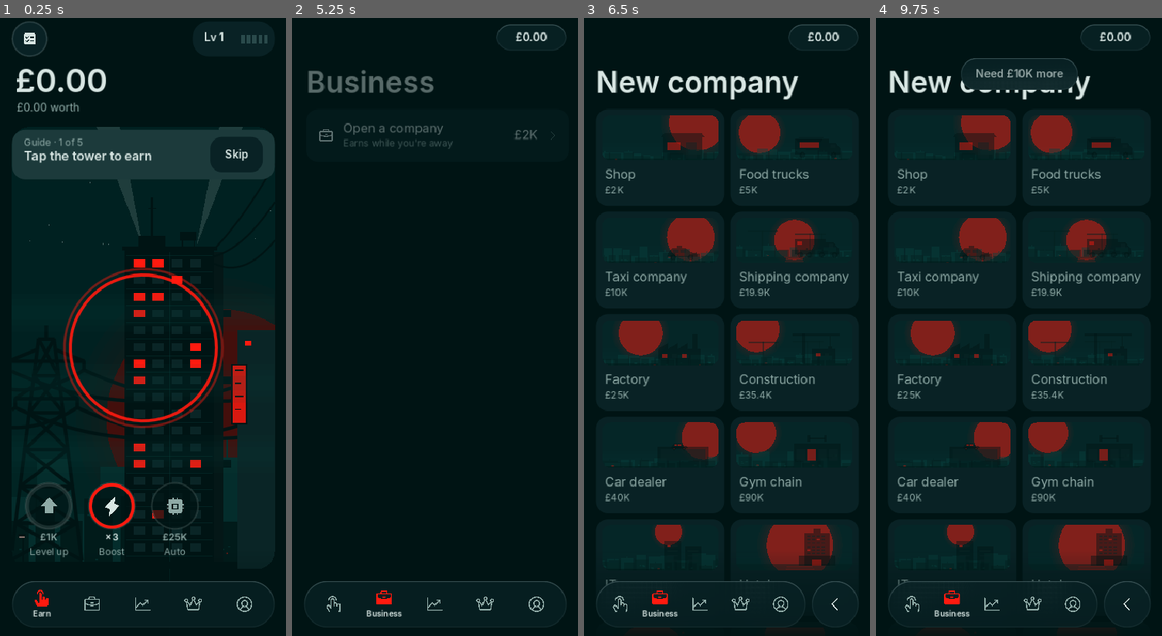
Above: before the commit, frames 1-4 (left to right).
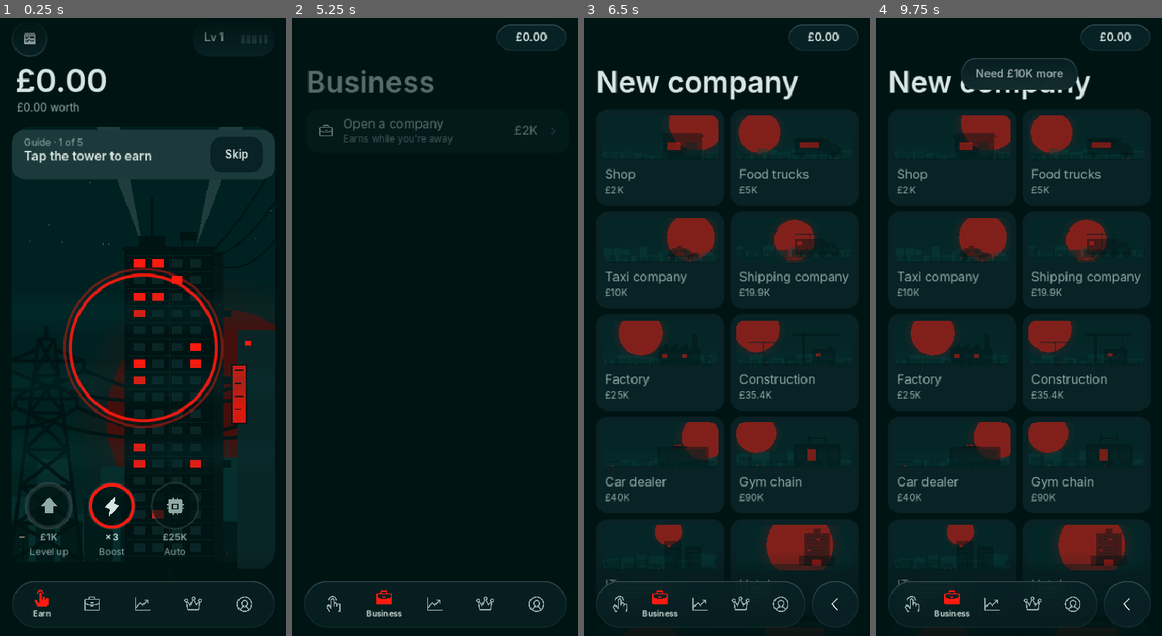
Above: after the commit, the same moments.

Repository: ytjustjosh17-cpu/MCG
Game: Godot game, scene res://scenes/main.tscn
The game is run twice, just before and just after one commit, with the same random seed, the same clock (stepped at 60 frames per second) and the same inputs.
Inputs (mouse positions are in pixels of both pictures, inside the frame that each line leads up to; where the layout moved, square brackets give the same spot in the first picture):
- Up to frame 1 (0.25 s): no input
- Up to frame 2 (5.25 s): click "£1K" at 0.5 s; click "£25K" at 1.25 s; click (320, 36) at 2 s; click "Skip" at 2.75 s; click "×3" at 3.5 s; click (332, 605) at 4.27 s; click (383, 605) at 5.02 s
- Up to frame 3 (6.5 s): click (727, 129) [727, 135] at 5.75 s
- Up to frame 4 (9.75 s): click "Shop" at 6.5 s; click "Food trucks" at 7.25 s; click "Taxi company" at 8 s; click "Shipping company" at 8.75 s; click "Factory" at 9.5 s

The runs differ from the first frame. In frame 1, 0.2% of the frame differs, in the area x 4-94%, y 0-5%; in frame 2, 0.7%, in the area x 9-93%, y 16-22%; in frame 3, less than 0.1%; in frame 4, less than 0.1%.

Commit message:
Speed pass, dead code, shared UI spec
Design and optimisation review, stage 1 and 2 (no player-visible change
in maths: the pacing robot output is byte-identical, 40 days and 90 days
with rebirth, gambling and loans).
- Bulk buys and Fill all recalc once (was once per unit: ~0.2 s freeze).
- global_mult worked out once per recalc (was ~60 times).
- Tower redraws only when lit windows or tier change (was ~12/s idle).
- Full save every 30 s (was 5 s, ~72 MB/h of writes) plus within 1 s of
  any money action or market move, so closing the app undoes nothing.
- Profile chart thinned to 200 points, redrawn on new history or 1/s.
- Earn refresh only while visible; cash pill measures text only when its
  length changes; UI.paint skips identical repaints; Kit hooks a button
  once; net worth once per achievement check; restore guard keeps 50 games.
- One rent_quote() (shop rent missed tree bonuses after a rebirth).
- Dead code removed after grep checks: 5 unused functions, 3 never-heard
  signals, unused vars and constants, Earn's orphan signal.
- Shared spec: UI.ROW_H 56/60 (Row sets it), primary/secondary/text
  buttons, Switch, top fade under the status bar, solid cash pill.
- fit_test: no text under 13 px (two slot captions raised to 13).
- check_all wipes lane user folders so local runs match CI.

Co-Authored-By: Claude Opus 5.5 <noreply@anthropic.com>
Claude-Session: https://claude.ai/code/session_01G43aEuqkjUy83khniNYyKE

Diff:
--- a/game/scripts/asset_tile.gd
+++ b/game/scripts/asset_tile.gd
@@ -6,7 +6,6 @@
 var sym := ""
 var col := UI.TEXT
 var shape := "coin"
-var seed_i := 0
 var cut := UI.PANEL   # colour behind the mark, used for cut-outs
 
 
@@ -15,8 +14,6 @@
 	col = UI.asset_color(s)
 	custom_minimum_size = Vector2(side, side)
 	mouse_filter = Control.MOUSE_FILTER_IGNORE
-	for c in s.to_utf8_buffer():
-		seed_i += c
 	for st in Data.STOCKS:
 		if st[0] == s:
 			shape = st[4]
--- a/game/scripts/earn_page.gd
+++ b/game/scripts/earn_page.gd
@@ -2,7 +2,6 @@
 extends Control
 ## Earn tab, tower first: net worth, the big tower to tap, and three icon buttons.
 
-signal open_tab(index: int)
 signal push_page(page: Control)
 
 const NAV_SPACE := 92.0
@@ -142,8 +141,8 @@
 
 
 func _refresh() -> void:
-	if _worth == null:
-		return
+	if _worth == null or not is_visible_in_tree():
+		return   # nothing to update while another tab is showing
 	_worth.set_value(Game.cash)
 	var parts: Array = []
 	if Game.income_per_hour > 0.0:
--- a/game/scripts/forge_page.gd
+++ b/game/scripts/forge_page.gd
@@ -141,7 +141,7 @@
 	v.add_theme_constant_override("separation", 0)
 	v.size_flags_horizontal = Control.SIZE_EXPAND_FILL
 	parent.add_child(v)
-	var c := UI.label(cap, 11, UI.GOLD, true)
+	var c := UI.label(cap, 13, UI.GOLD, true)
 	c.horizontal_alignment = align
 	v.add_child(c)
 	var l := UI.label("", 17, UI.TEXT, true)
--- a/game/scripts/game_state.gd
+++ b/game/scripts/game_state.gd
@@ -3,12 +3,9 @@
 ## collections, mergers, achievements, daily tasks, saving.
 
 signal changed
-signal tapped(amount: float)
-signal achievement(title: String, reward: float)
 signal goal_done(scope: String, text: String, reward: float)
 signal deal_ready(deal: Dictionary)
 signal rival_beaten(index: int)
-signal streak_gift(days: int, amount: float)
 signal golden_sun
 signal expansion_done(biz_id: String, stage: int)
 signal market_news(item: Dictionary)
@@ -79,7 +76,6 @@
 var deal := {}         # the offer waiting for an answer, if any
 var deal_wait := 1500.0  # seconds of play until the next deal
 var div_hour := -1         # last whole clock hour dividends were paid for (v15)
-var last_dividend := 0.0
 var _in_offline := false   # dividends paid while away go in the welcome-back note, not a toast
 var payouts: Array = []  # [{amount, at}] money owed later by a deal
 var history: Array = []
@@ -119,6 +115,8 @@
 var _income_parts := {}
 var _dirty := false
 var _save_timer := 0.0
+var _save_soon := false
+const SAVE_EVERY_S := 30.0
 var _hist_timer := 0.0
 var _market_timer := 0.0
 var _tick_t := -1.0      # time stamp used for news made while fast-forwarding
@@ -246,10 +244,6 @@
 
 func rush_active() -> bool:
 	return now() < rush_until
-
-
-func next_tap_value() -> float:
-	return Data.tap_base(level + 1) + income_per_hour * 0.002
 
 
 func level_cost() -> float:
@@ -362,7 +356,6 @@
 	last_tap_at = now()
 	_task_progress("taps", 1)
 	_earn(v)
-	tapped.emit(v)
 	return v
 
 
@@ -450,7 +443,12 @@
 	return minf(Data.ACH_BONUS_CAP, Data.ACH_BONUS * float(achieved.size()))
 
 
+var _gm_live := -1.0   # global_mult worked out once while recalc() runs
+
+
 func global_mult() -> float:
+	if _gm_live >= 0.0:
+		return _gm_live
 	var m := 1.0 + ach_bonus()
 	for c in collections():
 		if collection_done(c["id"]):
@@ -583,6 +581,7 @@
 
 
 func accept_deal() -> bool:
+	_save_soon = true   # a money action: save within a second (closing the app can't undo it)
 	if deal.is_empty():
 		return false
 	var d := deal
@@ -634,6 +633,7 @@
 	## The player tapped the sun: a cash prize (minutes of income), or a short
 	## buff: Frenzy (taps ×5 for 20 s) or Rush (+1× income for 10 min).
 	## Returns the cash paid (0 for a buff); last_sun says which it was.
+	_save_soon = true   # a money action: save within a second (closing the app can't undo it)
 	_bump("suns")
 	var pick := _tap_rng.randf()
 	if pick >= Data.SUN_CASH_CHANCE:
@@ -659,6 +659,7 @@
 
 
 func decline_deal() -> void:
+	_save_soon = true   # a money action: save within a second (closing the app can't undo it)
 	deal = {}
 
 
@@ -748,12 +749,14 @@
 		return 0
 	var got := 0
 	for k in n:
-		if buy_unit(id):
+		if buy_unit(id, false):
 			got += 1
+	if got > 0:
+		recalc()   # once for the whole batch, not once per unit
 	return got
 
 
-func buy_unit(id: String) -> bool:
+func buy_unit(id: String, do_recalc := true) -> bool:
 	if not biz.has(id):
 		return false
 	var s: Dictionary = biz[id]
@@ -767,7 +770,8 @@
 	s["invested"] = float(s["invested"]) + p
 	_bump("units_bought")
 	_task_progress("units", 1)
-	recalc()
+	if do_recalc:
+		recalc()
 	return true
 
 
@@ -865,6 +869,7 @@
 
 func stake(sym: String, fraction: float) -> bool:
 	## Locks coins for 24 hours; they earn more coins while locked.
+	_save_soon = true   # a money action: save within a second (closing the app can't undo it)
 	var free := holding(coins, sym)
 	var q := free * clampf(fraction, 0.0, 1.0)
 	if q <= 0.0:
@@ -880,6 +885,7 @@
 
 
 func unstake(sym: String) -> bool:
+	_save_soon = true   # a money action: save within a second (closing the app can't undo it)
 	if staked(sym) <= 0.0 or stake_left(sym) > 0.0:
 		return false
 	coins[sym]["qty"] = holding(coins, sym) + staked(sym)
@@ -1073,6 +1079,7 @@
 
 func buy_asset(kind: String, sym: String, amount_cash: float) -> bool:
 	## Buys `amount_cash` worth of a share or coin.
+	_save_soon = true   # a money action: save within a second (closing the app can't undo it)
 	var p := price(sym)
 	if p <= 0.0 or amount_cash <= 0.0 or cash < amount_cash - 0.001:
 		return false
@@ -1090,6 +1097,7 @@
 
 
 func sell_asset(kind: String, sym: String, fraction: float) -> float:
+	_save_soon = true   # a money action: save within a second (closing the app can't undo it)
 	var book: Dictionary = shares if kind == "share" else coins
 	if not book.has(sym):
 		return 0.0
@@ -1174,7 +1182,6 @@
 	if v <= 0.0:
 		return
 	_earn(v)
-	last_dividend = v
 	counters["dividends_earned"] = float(counters.get("dividends_earned", 0.0)) + v
 	if not _in_offline:
 		dividends_paid.emit(v)
@@ -1422,6 +1429,12 @@
 	return Data.COLLECTIONS + [Data.RELICS] if rb("u_relics") > 0.0 else Data.COLLECTIONS
 
 
+func rent_quote(i: int) -> float:
+	## Rent a property would pay with no improvements: what the shop shows
+	## before you buy it (includes tree bonuses, like prop_rent).
+	return prop_price(i) * Data.RENT_PER_H * global_mult() * (1.0 + rb("rent") + rb("all"))
+
+
 func prop_rent(i: int) -> float:
 	if not prop_owned(i):
 		return 0.0
@@ -1445,6 +1458,7 @@
 
 
 func buy_property(i: int) -> bool:
+	_save_soon = true   # a money action: save within a second (closing the app can't undo it)
 	if i < 0 or i >= property_count() or prop_owned(i) or cash < prop_price(i):
 		return false
 	cash -= prop_price(i)
@@ -1456,6 +1470,7 @@
 
 
 func improve_property(i: int, k: int) -> bool:
+	_save_soon = true   # a money action: save within a second (closing the app can't undo it)
 	if not prop_owned(i):
 		return false
 	var imps: Array = props[str(i)]["imps"]
@@ -1473,6 +1488,7 @@
 
 
 func sell_property(i: int) -> float:
+	_save_soon = true   # a money action: save within a second (closing the app can't undo it)
 	if not prop_owned(i):
 		return 0.0
 	var got := sell_property_value(i)
@@ -1561,19 +1577,12 @@
 			if int(biz[id]["units"]) < capacity(id) and unit_price(id) < best_p:
 				best = id
 				best_p = unit_price(id)
-		if best == "" or not buy_unit(best):
+		if best == "" or not buy_unit(best, false):
 			break
 		n += 1
+	if n > 0:
+		recalc()
 	return n
-
-
-func fill_all_cost() -> float:
-	## What the single cheapest next outlet costs (0 if every company is full).
-	var best := INF
-	for id in biz.keys():
-		if int(biz[id]["units"]) < capacity(id):
-			best = minf(best, unit_price(id))
-	return 0.0 if best == INF else best
 
 
 func expandable() -> Array:
@@ -1770,6 +1779,10 @@
 
 
 func recalc() -> void:
+	# Every company, share and property uses the same global bonus: work it
+	# out once here instead of ~60 times (it scans every collection).
+	_gm_live = -1.0
+	_gm_live = global_mult()
 	var b := 0.0
 	for id in biz.keys():
 		b += biz_income(id)
@@ -1777,6 +1790,7 @@
 	var r := rent_per_hour()
 	_income_parts = {"biz": b, "div": d, "rent": r}
 	income_per_hour = b + d + r
+	_gm_live = -1.0
 	_mark()
 
 
@@ -1871,7 +1885,7 @@
 func metric(m: String) -> float:
 	match m:
 		"taps": return float(taps)
-		"worth": return net_worth()
+		"worth": return _nw_check if _nw_check >= 0.0 else net_worth()
 		"biz": return float(biz.size())
 		"expansions": return float(counters.get("expansions", 0))
 		"props": return float(props.size())
@@ -1910,8 +1924,12 @@
 	return 0.0
 
 
+var _nw_check := -1.0   # net worth worked out once per achievement check
+
+
 func _check_achievements() -> void:
 	var got := false
+	_nw_check = net_worth()   # up to 12 worth goals read it; work it out once
 	for a in _achievements:
 		if achieved.has(a["id"]):
 			continue
@@ -1921,7 +1939,7 @@
 			GameLog.info("game", "Achievement: %s" % a["title"])
 			var reward := maxf(500.0, income_per_hour * 1.0)
 			add_reward("ach:" + String(a["id"]), "ach", String(a["title"]), reward)   # waits for a tap
-			achievement.emit(a["title"], reward)
+	_nw_check = -1.0
 	if got:
 		recalc()  # each achievement adds a little to all income
 
@@ -1952,7 +1970,6 @@
 	var gift := maxf(250.0, income_per_hour * 0.15 * float(mini(streak, 7)))
 	add_reward("streak:%d" % today, "streak", "Day %d in a row" % streak, gift)   # waits for a tap
 	streak_unseen = [streak, gift]
-	streak_gift.emit(streak, gift)
 
 
 func _ensure_daily() -> void:
@@ -2081,6 +2098,7 @@
 func claim(key: String) -> float:
 	## Pays a waiting reward. The amount was fixed when it was earned, so
 	## waiting to claim never pays more.
+	_save_soon = true   # a money action: save within a second (closing the app can't undo it)
 	for i in range(rewards.size()):
 		var r: Dictionary = rewards[i]
 		if String(r.get("key", "")) == key:
@@ -2096,6 +2114,7 @@
 
 
 func claim_all(kind := "") -> float:
+	_save_soon = true   # a money action: save within a second (closing the app can't undo it)
 	var total := 0.0
 	for r in rewards.duplicate():
 		if kind == "" or String(r.get("kind", "")) == kind:
@@ -2107,22 +2126,6 @@
 	var n := 0
 	for r in rewards:
 		if kind == "" or String(r.get("kind", "")) == kind:
-			n += 1
-	return n
-
-
-func unclaimed_total(kind := "") -> float:
-	var v := 0.0
-	for r in rewards:
-		if kind == "" or String(r.get("kind", "")) == kind:
-			v += float(r.get("amount", 0.0))
-	return v
-
-
-func goals_open() -> int:
-	var n := 0
-	for t in daily_tasks() + weekly_tasks():
-		if not t["done"]:
 			n += 1
 	return n
 
@@ -2184,6 +2187,7 @@
 		var catching_up := recent > 2
 		if catching_up:
 			_quiet = true
+		_save_soon = true   # prices moved: keep them, so a restart can't re-roll them
 		for i in recent:
 			_bump("market_ticks")
 			if catching_up:
@@ -2194,8 +2198,6 @@
 		_quiet = false
 		recalc()
 	_finish_expansions()
-	if ibost_until > 0.0 and now() >= ibost_until and _income_parts.get("ib", false):
-		pass
 	_hist_timer += dt
 	if _hist_timer >= HISTORY_EVERY_S:
 		_hist_timer = 0.0
@@ -2237,10 +2239,14 @@
 		_ensure_weekly()
 		_check_achievements()
 		_check_rivals()
+	# Full saves every 30 s (the save is ~100 KB, mostly price history), and
+	# within a second after a money action or a market move, so closing the
+	# app can never undo a trade or re-roll prices.
 	_save_timer += delta
-	if _save_timer >= 5.0:
+	if (_save_soon and _save_timer >= 1.0) or _save_timer >= SAVE_EVERY_S:
 		_save_timer = 0.0
-		if _dirty:
+		if _dirty or _save_soon:
+			_save_soon = false
 			save_game()
 
 
@@ -2458,18 +2464,6 @@
 		history.pop_front()
 
 
-func week_change() -> Array:
-	if history.size() < 2:
-		return []
-	var cutoff := now() - WEEK_S
-	var start_value: float = history[0][1]
-	for p in history:
-		if p[0] >= cutoff:
-			start_value = p[1]
-			break
-	return [start_value, net_worth()]
-
-
 # ==== saving ==============================================================
 
 func to_dict() -> Dictionary:
@@ -2522,10 +2516,7 @@
 	## Marks this game: nothing saved before now may be restored into it.
 	_guard_load()
 	_guard[str(int(started_at)) + "!"] = now()
-	var f := FileAccess.open(GUARD_PATH, FileAccess.WRITE)
-	if f:
-		f.store_string(JSON.stringify(_guard))
-		f.close()
+	_guard_write()
 
 
 func _guard_note() -> void:
@@ -2536,6 +2527,24 @@
 	if float(_guard.get(key, 0.0)) >= t - 30.0:
 		return
 	_guard[key] = t
+	_guard_write()
+
+
+func _guard_write() -> void:
+	## Keeps the records of the 50 newest games (it grew by one per new game,
+	## for ever). This game's records are always kept.
+	var games := {}
+	for k in _guard.keys():
+		games[String(k).trim_suffix("!")] = true
+	if games.size() > 50:
+		var ids: Array = games.keys()
+		ids.sort_custom(func(a, b): return float(a) > float(b))
+		var keep := {str(int(started_at)): true}
+		for i in 50:
+			keep[ids[i]] = true
+		for k in _guard.keys():
+			if not keep.has(String(k).trim_suffix("!")):
+				_guard.erase(k)
 	var f := FileAccess.open(GUARD_PATH, FileAccess.WRITE)
 	if f:
 		f.store_string(JSON.stringify(_guard))
--- a/game/scripts/icon_button.gd
+++ b/game/scripts/icon_button.gd
@@ -2,8 +2,6 @@
 extends Button
 ## Round icon button with an optional progress ring, red dot and small caption below.
 
-var icon_kind := "bolt"
-var icon_color := UI.TEXT
 var ring := -1.0          # 0..1 shows a ring, -1 hides it
 var dot := false
 var caption := ""
@@ -14,7 +12,6 @@
 
 
 func _init(kind := "bolt", d := 64.0) -> void:
-	icon_kind = kind
 	diameter = d
 	focus_mode = Control.FOCUS_NONE
 	flat = true
@@ -39,7 +36,6 @@
 
 
 func set_state(c: Color, r := -1.0, d := false, cap := "") -> void:
-	icon_color = c
 	ring = r
 	dot = d
 	caption = cap
--- a/game/scripts/invest_page.gd
+++ b/game/scripts/invest_page.gd
@@ -380,7 +380,7 @@
 				if Game.prop_owned(i):
 					r.set_texts(p[0], p[1], Game.money_short(Game.prop_rent(i)) + " /h")
 				else:
-					r.set_texts(p[0], p[1], Game.money_short(Game.prop_price(i)), "%s /h" % Game.money_short(Game.prop_price(i) * Data.RENT_PER_H * Game.global_mult()))
+					r.set_texts(p[0], p[1], Game.money_short(Game.prop_price(i)), "%s /h" % Game.money_short(Game.rent_quote(i)))
 				r.mark.visible = false   # owned ones sit under "Yours"
 				r.modulate.a = 1.0 if (Game.prop_owned(i) or Game.cash >= Game.prop_price(i)) else 0.6
 		2:
@@ -619,7 +619,7 @@
 		return
 	var p: Array = Data.property(i)
 	var price := Game.prop_price(i)
-	var rent := price * Data.RENT_PER_H * Game.global_mult()
+	var rent := Game.rent_quote(i)
 	var can := Game.cash >= price
 	var wait := Game.eta(price)
 	var need := "Need " + Game.money_short(price - Game.cash) + (" · " + wait if wait != "" else "")
--- a/game/scripts/main.gd
+++ b/game/scripts/main.gd
@@ -39,7 +39,6 @@
 		p.visible = false
 		if p.has_signal("push_page"):
 			p.push_page.connect(push)
-	earn.open_tab.connect(show_page)
 	(_pages[1] as BusinessPage).deal_open.connect(open_waiting_deal)
 	# Achievements are quiet: the round dot on Profile says one is waiting.
 	Game.goal_done.connect(func(scope: String, text: String, reward: float):
@@ -102,6 +101,26 @@
 	fade.set_anchors_and_offsets_preset(Control.PRESET_BOTTOM_WIDE)
 	fade.offset_top = -120
 	add_child(fade)
+	# And a short one at the top, so scrolled content slips away under the
+	# status bar and the cash pill instead of running into them.
+	var top_fade := TextureRect.new()
+	var tgrad := Gradient.new()
+	tgrad.set_color(0, Color(UI.BG, 0.96))
+	tgrad.set_color(1, Color(UI.BG, 0.0))
+	var tgt := GradientTexture2D.new()
+	tgt.gradient = tgrad
+	tgt.fill_from = Vector2(0, 0)
+	tgt.fill_to = Vector2(0, 1)
+	tgt.width = 4
+	tgt.height = 64
+	top_fade.texture = tgt
+	top_fade.stretch_mode = TextureRect.STRETCH_SCALE
+	top_fade.expand_mode = TextureRect.EXPAND_IGNORE_SIZE
+	top_fade.mouse_filter = Control.MOUSE_FILTER_IGNORE
+	top_fade.set_anchors_and_offsets_preset(Control.PRESET_TOP_WIDE)
+	top_fade.offset_bottom = Kit.top_inset + 56.0
+	top_fade.name = "TopFade"
+	add_child(top_fade)
 	add_child(_nav)
 	_nav.tab_selected.connect(show_page)
 	# Back sits next to the tab bar on the right, where the thumb rests.
@@ -126,7 +145,7 @@
 	Kit.press_fx(back_btn)
 	add_child(back_btn)
 	# Cash you can spend, always in view (Earn already shows it big).
-	cash_pill = GlassPanel.new(20.0, Color(0.035, 0.133, 0.145, 0.85), 10.0)
+	cash_pill = GlassPanel.new(20.0, Color(0.035, 0.133, 0.145, 0.96), 10.0)   # near solid: readable over any content
 	cash_pill.name = "CashPill"
 	cash_pill.mouse_filter = Control.MOUSE_FILTER_IGNORE
 	cash_pill.anchor_left = 1.0
@@ -381,6 +400,9 @@
 	_update_cash()
 
 
+var _cash_len := -1
+
+
 func _update_cash() -> void:
 	## Top-right cash pill: hidden on Earn (the big number is there already).
 	if cash_pill == null:
@@ -388,7 +410,13 @@
 	cash_pill.visible = _current != 0 or not _stack.is_empty()
 	if not cash_pill.visible:
 		return
-	_cash_l.text = Game.cash_text(Game.cash)
+	var t := Game.cash_text(Game.cash)
+	if t == _cash_l.text and _cash_len == t.length():
+		return
+	_cash_l.text = t
+	if t.length() == _cash_len:
+		return   # same width class: no need to measure the text again
+	_cash_len = t.length()
 	var w := maxf(96.0, _cash_l.get_theme_font("font").get_string_size(_cash_l.text, HORIZONTAL_ALIGNMENT_LEFT, -1, 15).x + 32.0)
 	cash_pill.offset_right = -16.0
 	cash_pill.offset_left = -16.0 - w
--- a/game/scripts/motion.gd
+++ b/game/scripts/motion.gd
@@ -6,9 +6,7 @@
 ## Built from the LottieFiles motion-design skill, design-motion-principles
 ## and Apple's Human Interface Guidelines on motion.
 
-const QUICK := 0.14
 const STANDARD := 0.28
-const SLOW := 0.45
 
 
 static func reduced() -> bool:
--- a/game/scripts/net_chart.gd
+++ b/game/scripts/net_chart.gd
@@ -8,14 +8,41 @@
 	resized.connect(queue_redraw)
 
 
+var _hist_n := -1
+var _cache: Array = []
+var _last_ms := 0
+
+
+func refresh() -> void:
+	## Redraw when a history point is added, or once a second for the live
+	## end point (not on every game change: a week is up to 2,000 points).
+	var t := Time.get_ticks_msec()
+	if Game.history.size() != _hist_n or t - _last_ms >= 1000:
+		_last_ms = t
+		queue_redraw()
+
+
 func _points() -> Array:
-	var cutoff := Game.now() - Game.WEEK_S
-	var pts: Array = []
-	for p in Game.history:
-		if p[0] >= cutoff:
-			pts.append(p[1])
-	pts.append(Game.net_worth())
-	return pts
+	if Game.history.size() != _hist_n:
+		_hist_n = Game.history.size()
+		var cutoff := Game.now() - Game.WEEK_S
+		var pts: Array = []
+		for p in Game.history:
+			if p[0] >= cutoff:
+				pts.append(p[1])
+		# Thin to about 200 points: plenty for a phone-wide line.
+		if pts.size() > 200:
+			var step := float(pts.size()) / 200.0
+			var thin: Array = []
+			var i := 0.0
+			while int(i) < pts.size():
+				thin.append(pts[int(i)])
+				i += step
+			pts = thin
+		_cache = pts
+	var out := _cache.duplicate()
+	out.append(Game.net_worth())
+	return out
 
 
 func _draw() -> void:
--- a/game/scripts/page.gd
+++ b/game/scripts/page.gd
@@ -7,16 +7,13 @@
 signal pop_page
 
 var title := ""
-var has_back := false
 var scroll: ScrollContainer
 var body: VBoxContainer
 var _title_label: Label
-var _needs_refresh := true
 
 
-func _init(t := "", back := false) -> void:
+func _init(t := "", _back := false) -> void:   # _back: pushed pages pass true (rule R10)
 	title = t
-	has_back = back
 
 
 func _ready() -> void:
@@ -53,12 +50,6 @@
 		if is_visible_in_tree():
 			refresh())
 	refresh()
-
-
-func set_title(t: String) -> void:
-	title = t
-	if _title_label:
-		_title_label.text = t
 
 
 const REFRESH_MS := 250   # pages redraw at most 4 times a second (battery)
--- a/game/scripts/profile_page.gd
+++ b/game/scripts/profile_page.gd
@@ -69,7 +69,7 @@
 	var chart := NetChart.new()
 	chart.custom_minimum_size = Vector2(0, 72)
 	body.add_child(chart)
-	Game.changed.connect(chart.queue_redraw)
+	Game.changed.connect(chart.refresh)
 
 	var cc := card()
 	var cp := padded(cc, 16, 8)
--- a/game/scripts/row.gd
+++ b/game/scripts/row.gd
@@ -87,6 +87,10 @@
 func set_texts(t: String, s := "", v := "", n := "") -> void:
 	title_l.text_overrun_behavior = TextServer.OVERRUN_TRIM_ELLIPSIS if title_l.autowrap_mode == TextServer.AUTOWRAP_OFF else TextServer.OVERRUN_NO_TRIMMING
 	title_l.text = t
+	# One row height everywhere: 56 px, 60 with a second line (a page can pin
+	# its own with set_meta("fixed_h", true)).
+	if not has_meta("fixed_h"):
+		custom_minimum_size.y = UI.ROW_H_SUB if s != "" else UI.ROW_H
 	sub_l.text = s
 	sub_l.visible = s != ""
 	value_l.text = v
--- a/game/scripts/slots_page.gd
+++ b/game/scripts/slots_page.gd
@@ -127,7 +127,7 @@
 	v.add_theme_constant_override("separation", 0)
 	v.size_flags_horizontal = Control.SIZE_EXPAND_FILL
 	parent.add_child(v)
-	v.add_child(UI.label(cap, 11, UI.SUB))
+	v.add_child(UI.label(cap, 13, UI.SUB))
 	var l := UI.label("", 17, UI.TEXT, true)
 	l.clip_text = true
 	v.add_child(l)
--- /dev/null
+++ b/game/scripts/switch.gd
@@ -0,0 +1,38 @@
+class_name Switch
+extends Button
+## An on/off switch (51 x 31 track, 48 px tall tap area) for settings that
+## are simply on or off. Emits `toggled_on(on)`.
+
+signal toggled_on(on: bool)
+var on := false
+var _t := 0.0   # knob position 0..1, animated
+
+
+func _init(start := false) -> void:
+	on = start
+	_t = 1.0 if on else 0.0
+	flat = true
+	focus_mode = Control.FOCUS_NONE
+	custom_minimum_size = Vector2(64, 48)
+	for k in ["normal", "hover", "pressed", "focus", "disabled"]:
+		add_theme_stylebox_override(k, StyleBoxEmpty.new())
+	pressed.connect(func():
+		set_on(not on)
+		Kit.haptic("selection")
+		toggled_on.emit(on))
+
+
+func set_on(v: bool) -> void:
+	on = v
+	var tw := create_tween()
+	tw.tween_method(func(x: float):
+		_t = x
+		queue_redraw(), _t, 1.0 if on else 0.0, Motion.d(0.18))
+
+
+func _draw() -> void:
+	var tr := Rect2(Vector2(size.x - 51.0, (size.y - 31.0) * 0.5), Vector2(51, 31))
+	draw_colored_polygon(UI.rounded_rect_poly(tr, 15.5), UI.TRACK.lerp(UI.TEXT, _t))
+	var r := 13.0
+	var cx := lerpf(tr.position.x + 15.5, tr.end.x - 15.5, _t)
+	draw_circle(Vector2(cx, tr.get_center().y), r, UI.INK if _t > 0.5 else UI.SUB)
--- a/game/scripts/tower_card.gd
+++ b/game/scripts/tower_card.gd
@@ -36,8 +36,20 @@
 	add_child(_sky)
 	add_child(SkyTime.Layer.new())   # rain or fog on top, when the weather turns
 	tier = _tier_now()
-	Game.changed.connect(queue_redraw)
+	Game.changed.connect(_on_game_changed)
 	resized.connect(_reshape)
+
+
+var _lit_key := ""
+
+
+func _on_game_changed() -> void:
+	## Income ticks change the game ten times a second; the tower only needs
+	## a redraw when the number of lit windows or the tier actually changes.
+	var k := "%d|%d" % [lit_count(), tier]
+	if k != _lit_key:
+		_lit_key = k
+		queue_redraw()
 
 
 func _reshape() -> void:
--- a/game/scripts/ui.gd
+++ b/game/scripts/ui.gd
@@ -78,6 +78,37 @@
 	return l
 
 
+# ---- shared spec (1.2 design pass): use these, don't invent new sizes ----
+# Type scale: 40 (display), 28 (big value), 17 (body/title), 15 (secondary),
+# 13 (captions, never smaller). Rows: 56 px, 60 px with a second line.
+# Buttons: primary 52 px (one per screen), secondary 48 px, text buttons 48 px.
+const ROW_H := 56
+const ROW_H_SUB := 60
+const BTN_PRIMARY_H := 52
+const BTN_H := 48
+
+
+static func primary_btn(text: String) -> Button:
+	## The one main action on a screen: TEXT fill, INK label, 52 px.
+	var b := pill(text, TEXT, INK, 17, 26)
+	b.custom_minimum_size = Vector2(0, BTN_PRIMARY_H)
+	return b
+
+
+static func secondary_btn(text: String) -> Button:
+	## A second action: RAISED fill, TEXT label, 48 px.
+	var b := pill(text, RAISED, TEXT, 17, 24)
+	b.custom_minimum_size = Vector2(0, BTN_H)
+	return b
+
+
+static func text_btn(text: String, color: Color = SUB) -> Button:
+	## A quiet action (Close, Not now, Sell company): no fill, 15 px, 48 px tall.
+	var b := pill(text, Color(0, 0, 0, 0), color, 15, 24)
+	b.custom_minimum_size = Vector2(0, BTN_H)
+	return b
+
+
 static func label(text: String, size: int, color: Color = TEXT, semibold := false) -> Label:
 	var l := Label.new()
 	l.text = text
@@ -125,6 +156,12 @@
 
 
 static func paint(b: Button, bg: Color, fg: Color, radius := 22) -> void:
+	# Repainting the same look makes 5 styleboxes and re-measures the
+	# button: skip it when nothing changed (pages repaint often).
+	var key := [bg, fg, radius]
+	if b.get_meta("ui_paint", []) == key:
+		return
+	b.set_meta("ui_paint", key)
 	b.add_theme_stylebox_override("normal", box(bg, radius, 16))
 	b.add_theme_stylebox_override("hover", box(bg, radius, 16))
 	b.add_theme_stylebox_override("pressed", box(bg.lerp(Color.BLACK, 0.15), radius, 16))
--- a/game/scripts/ui_kit.gd
+++ b/game/scripts/ui_kit.gd
@@ -33,8 +33,9 @@
 
 func _on_node_added(n: Node) -> void:
 	## Every button lets drags through to the scroll view behind it.
-	if n is BaseButton:
+	if n is BaseButton and not n.has_meta("kit_hooked"):
 		var b := n as BaseButton
+		b.set_meta("kit_hooked", true)   # rows re-added to a list would stack hooks
 		b.mouse_filter = Control.MOUSE_FILTER_PASS
 		b.button_down.connect(func(): _down_btn = b)
 		if not b.has_theme_stylebox_override("disabled") and b.has_theme_stylebox_override("normal"):
--- a/game/tests/fit_test.gd
+++ b/game/tests/fit_test.gd
@@ -51,6 +51,8 @@
 				problems.append("%s: off screen '%s'" % [where, l.text.left(40)])
 				continue
 			checked += 1
+			if l.get_theme_font_size("font_size") < 13:
+				problems.append("%s: text under 13 px (%d) '%s'" % [where, l.get_theme_font_size("font_size"), l.text.left(30)])
 			if l.autowrap_mode != TextServer.AUTOWRAP_OFF:
 				continue
 			var f: Font = l.get_theme_font("font")
Not shown, added: game/scripts/switch.gd.uid
Not shown, changed: tools/check_all.sh
